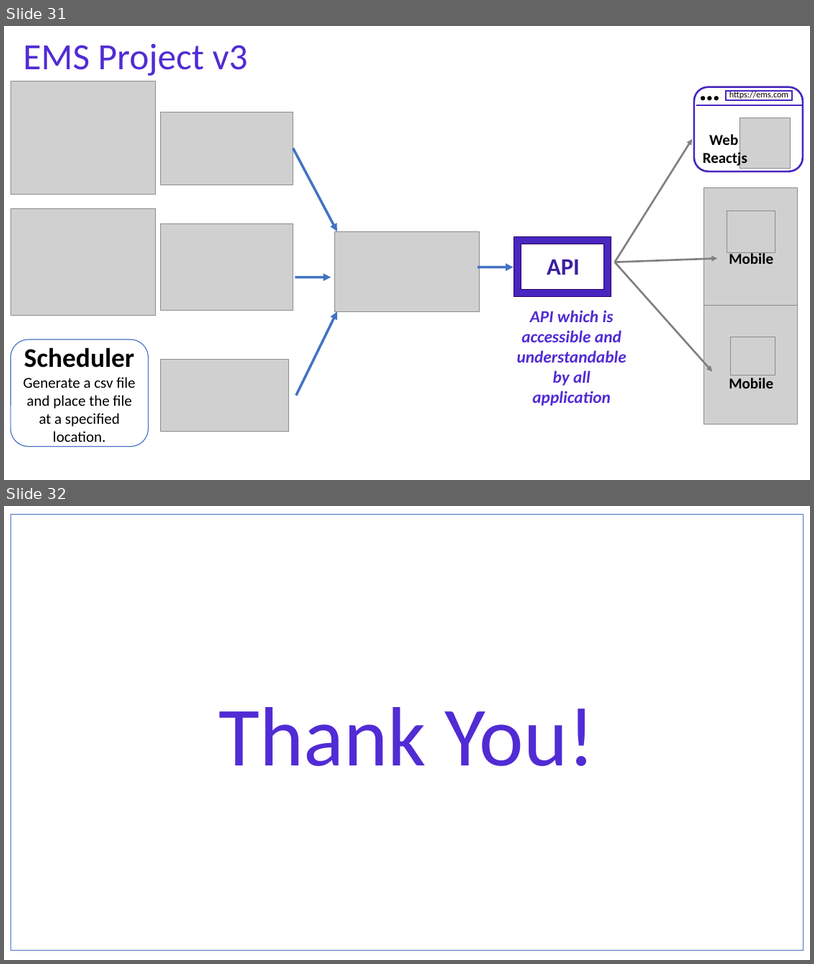
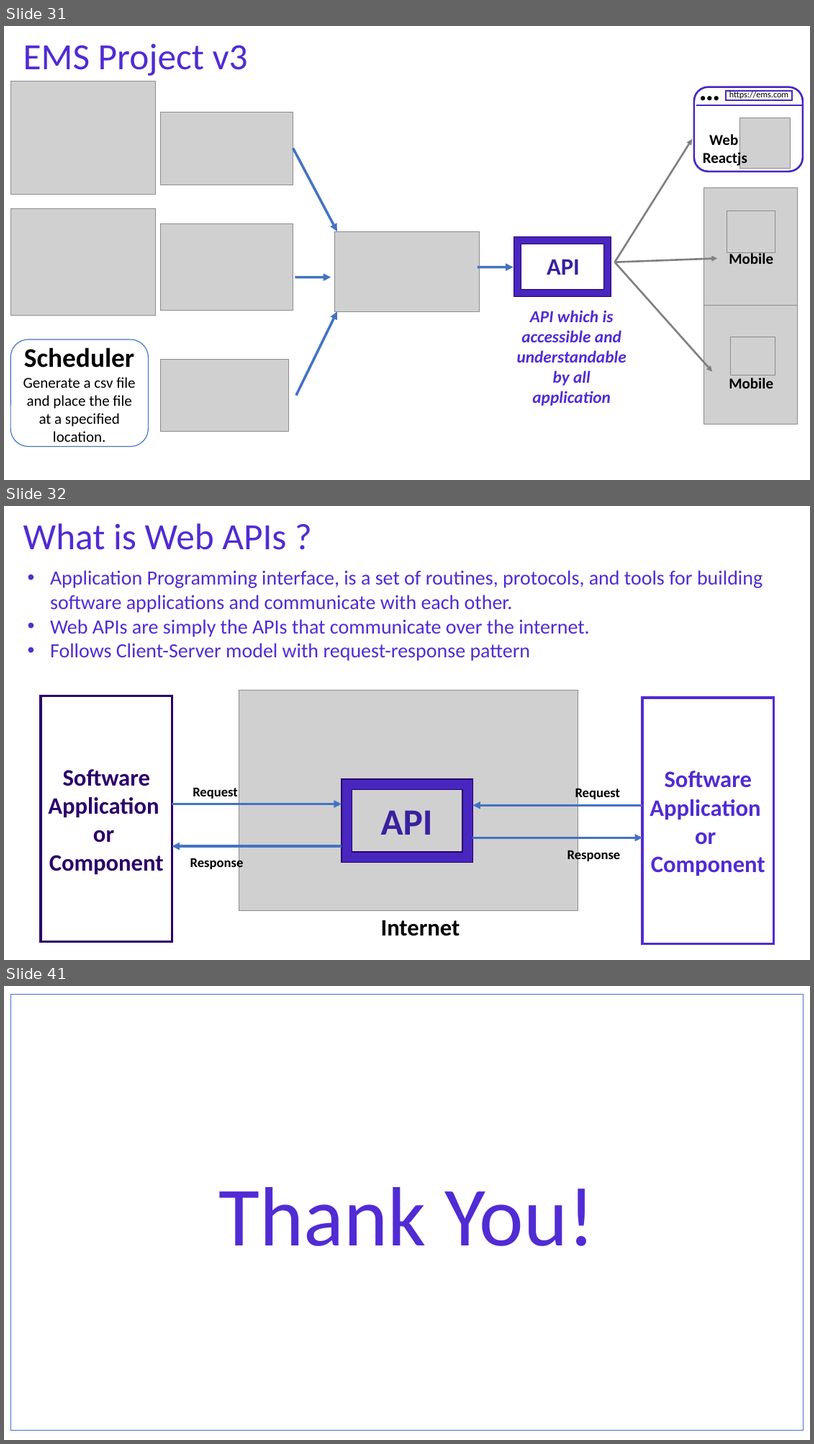
Before and after one commit to NaveenChittimalla/C-Sharp-Fundamentals, a slide deck: docs/C Sharp Programming Language - Fundaments.pptx. Shown one above the other, each under a label of ours: slides 31 and 32 before the commit, slides 31, 32 and 41 after it; the slides between them are not shown. The pictures are 814x964 and 814x1444 pixels, drawn with LibreOffice and Linux fonts; fonts in the diff are those of the drawing; grey boxes stand for pictures. Boxes give left, top, right and bottom in pixels: in the first picture for what was removed or moved away, otherwise in the second. Text is boxed around its words. In the diff, an @@ line names an element or a change of style, - is before the commit and + after.

```diff
--- a/docs/C Sharp Programming Language - Fundaments.pptx
+++ b/docs/C Sharp Programming Language - Fundaments.pptx
@@ slide 32 added at (x1=4, y1=506, x2=810, y2=960), background #FFFFFF @@
@@ text added at (x1=23, y1=523, x2=286, y2=550), 44 pt, text #512BD4 @@
+What is Web APIs ?
@@ text added at (x1=50, y1=570, x2=763, y2=661), 24 pt, text #512BD4 @@
+• Application Programming interface, is a set of routines, protocols, and tools for building software applications and communicate with each other.
+• Web APIs are simply the APIs that communicate over the internet.
+• Follows Client-Server model with request-response pattern
@@ rectangle added at (x1=41, y1=696, x2=172, y2=942), fill #FFFFFF, outline #2B0069 3 pt, 28 pt, text #2B0069, bold @@
+Software Application
+or
+Component
@@ picture added at (x1=239, y1=690, x2=578, y2=911) @@
@@ rectangle added at (x1=643, y1=698, x2=774, y2=943), fill #FFFFFF, outline #512BD4 3 pt, 28 pt, text #512BD4, bold @@
+Software Application
+or
+Component
@@ frame added at (x1=342, y1=779, x2=473, y2=862), fill #4826C0, outline #2A0066 1 pt @@
@@ text added at (x1=576, y1=786, x2=621, y2=801), 16 pt, text #000000, bold @@
+Request
@@ arrow added from (172, 803) to (342, 803), #4472C4 3 pt @@
@@ text added at (x1=193, y1=788, x2=238, y2=798), 16 pt, text #000000, bold @@
+Request
@@ arrow added from (643, 805) to (473, 805), #4472C4 3 pt @@
@@ text added at (x1=381, y1=810, x2=433, y2=834), 44 pt, text #3A20A0, bold @@
+API
@@ arrow added from (342, 846) to (172, 846), #4472C4 3 pt @@
@@ arrow added from (473, 837) to (643, 837), #4472C4 3 pt @@
@@ text added at (x1=568, y1=847, x2=621, y2=862), 16 pt, text #000000, bold @@
+Response
@@ text added at (x1=190, y1=856, x2=244, y2=871), 16 pt, text #000000, bold @@
+Response
@@ text added at (x1=381, y1=919, x2=460, y2=936), 28 pt, text #000000, bold @@
+Internet
@@ what was slide 32 is now slide 41 @@
```
Also in this commit, not shown: 1 slide changed, 8 other slides added, 1 other file.
